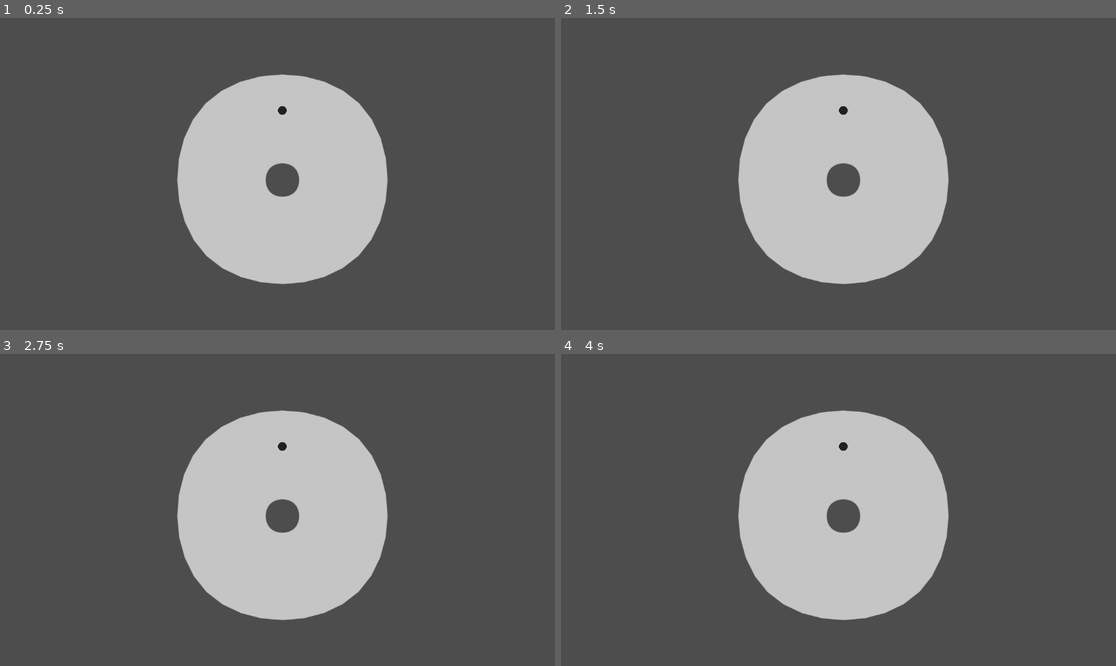
Above: before the commit, frames 1-4 (two rows, left to right).
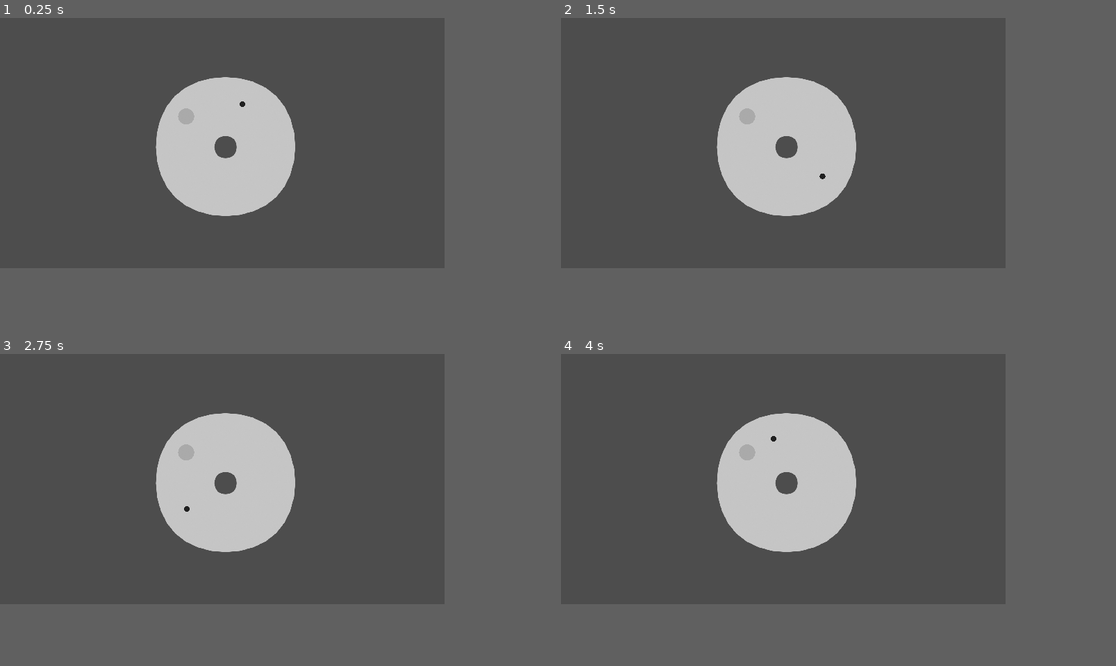
Above: after the commit, the same moments.

Repository: MSCII7/cd_burner_3000
Game: Godot game, scene res://main.tscn
The game is run twice, just before and just after one commit, with the same random seed, the same clock (stepped at 60 frames per second) and the same inputs.
Inputs:
- Up to frame 1 (0.25 s): no input
- Up to frame 2 (1.5 s): tap Enter at 0.5 s
- Up to frame 3 (2.75 s): tap Space at 2 s
- Up to frame 4 (4 s): tap Enter at 2.75 s; tap Space at 3.5 s
The window is 799x449 before the commit and 640x360 after it. Grey fills any space a smaller window leaves; there, only what the larger window draws over its background counts as a difference.

The runs differ from the first frame. In frame 1, 16% of the frame differs, in the area x 28-70%, y 18-86%; in frame 2, 16%; in frame 3, 16%; in frame 4, 16%.

Commit message:
troca resoluçao

Diff:
--- a/ball.gd
+++ b/ball.gd
@@ -2,7 +2,7 @@
 
 
 # Called when the node enters the scene tree for the first time.
-@export var speed = 100
+@export var speed = 100.0
 @export var centro : Node2D
 @export var raio = 100
 
@@ -12,5 +12,5 @@
 
 
 func _physics_process(delta):
-
+	position = centro.position + (position - centro.position).rotated(speed * delta)
 	pass
--- /dev/null
+++ b/cd.gd
@@ -0,0 +1,12 @@
+extends Sprite2D
+
+@export var pattern : PackedFloat32Array
+@export var prompt_object : Node2D
+# Called when the node enters the scene tree for the first time.
+func _ready():
+	pass # Replace with function body.
+
+
+# Called every frame. 'delta' is the elapsed time since the previous frame.
+func _process(delta):
+	pass
--- a/main.tscn
+++ b/main.tscn
@@ -1,25 +1,38 @@
-[gd_scene load_steps=4 format=3 uid="uid://dnnn5a6rgrwff"]
+[gd_scene load_steps=5 format=3 uid="uid://dnnn5a6rgrwff"]
 
 [ext_resource type="Texture2D" uid="uid://dbsk6owi8j5wc" path="res://circ.png" id="1_14tcn"]
 [ext_resource type="Script" path="res://ball.gd" id="2_vccua"]
 [ext_resource type="Texture2D" uid="uid://clffwer5quduk" path="res://cd.png" id="2_y0cmn"]
+[ext_resource type="Script" path="res://cd.gd" id="4_16bfv"]
 
 [node name="Node2D" type="Node2D"]
+position = Vector2(58, 32)
+scale = Vector2(0.46, 0.46)
 
-[node name="Sprite2D2" type="Sprite2D" parent="." node_paths=PackedStringArray("centro")]
+[node name="bolinha" type="Sprite2D" parent="." node_paths=PackedStringArray("centro")]
 modulate = Color(0.160784, 0.160784, 0.160784, 1)
 z_index = 2
 position = Vector2(590, 184)
 scale = Vector2(0.048, 0.048)
 texture = ExtResource("1_14tcn")
 script = ExtResource("2_vccua")
-centro = NodePath("../Sprite2D")
+speed = 1.5
+centro = NodePath("../cd")
 raio = 145
 
-[node name="Sprite2D" type="Sprite2D" parent="."]
+[node name="cd" type="Sprite2D" parent="." node_paths=PackedStringArray("prompt_object")]
+texture_filter = 1
 position = Vector2(588, 339)
 scale = Vector2(0.763, 0.761)
 texture = ExtResource("2_y0cmn")
+script = ExtResource("4_16bfv")
+prompt_object = NodePath("../press_prompt")
 
 [node name="Camera2D" type="Camera2D" parent="."]
 position = Vector2(578, 326)
+
+[node name="press_prompt" type="Sprite2D" parent="."]
+modulate = Color(0.447059, 0.447059, 0.447059, 0.254902)
+position = Vector2(465, 243)
+scale = Vector2(0.135, 0.135)
+texture = ExtResource("1_14tcn")
--- a/project.godot
+++ b/project.godot
@@ -14,3 +14,14 @@
 run/main_scene="res://main.tscn"
 config/features=PackedStringArray("4.2", "Forward Plus")
 config/icon="res://icon.svg"
+
+[display]
+
+window/size/viewport_width=640
+window/size/viewport_height=360
+window/stretch/mode="viewport"
+window/stretch/aspect="expand"
+
+[rendering]
+
+textures/canvas_textures/default_texture_filter=0
